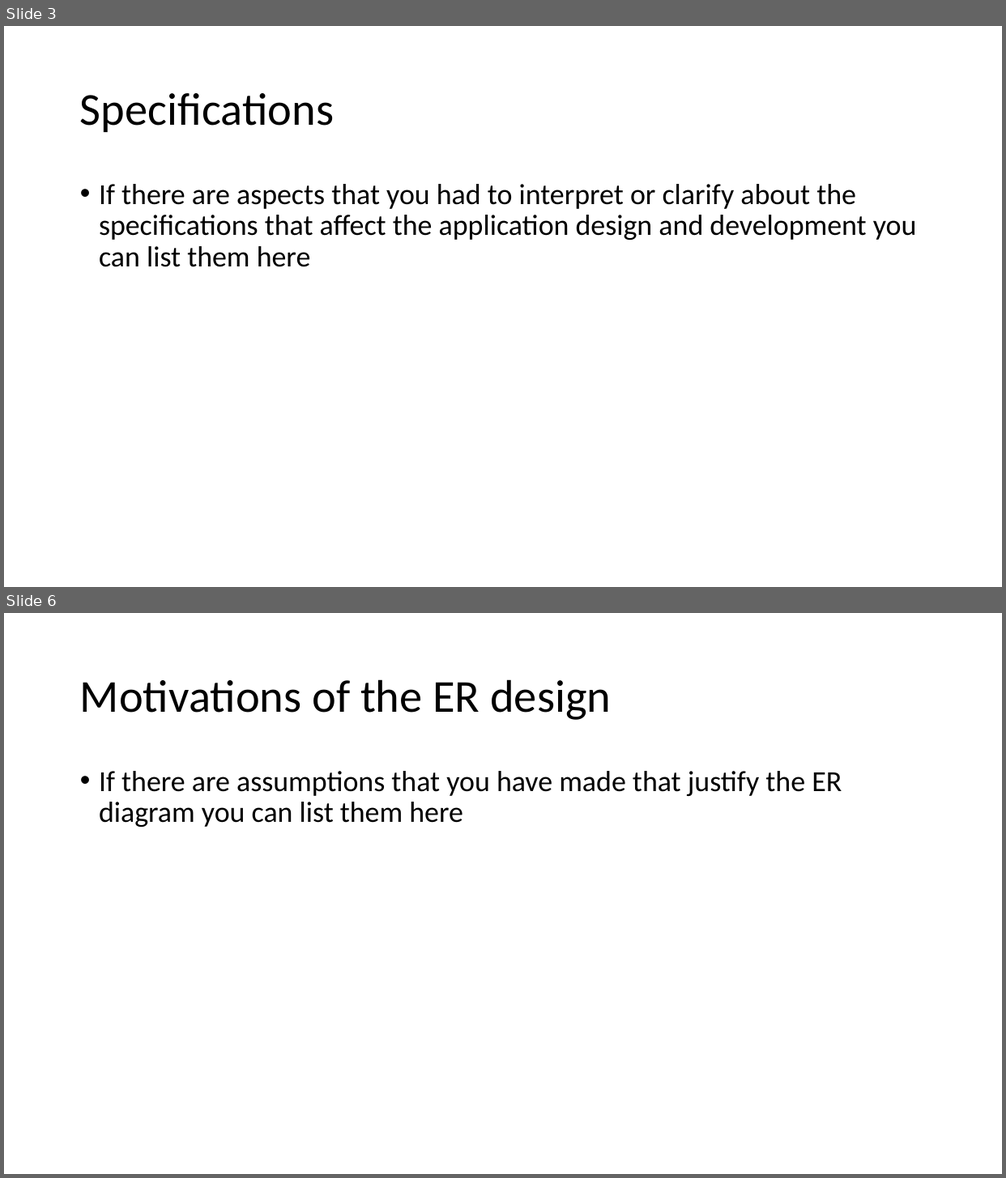
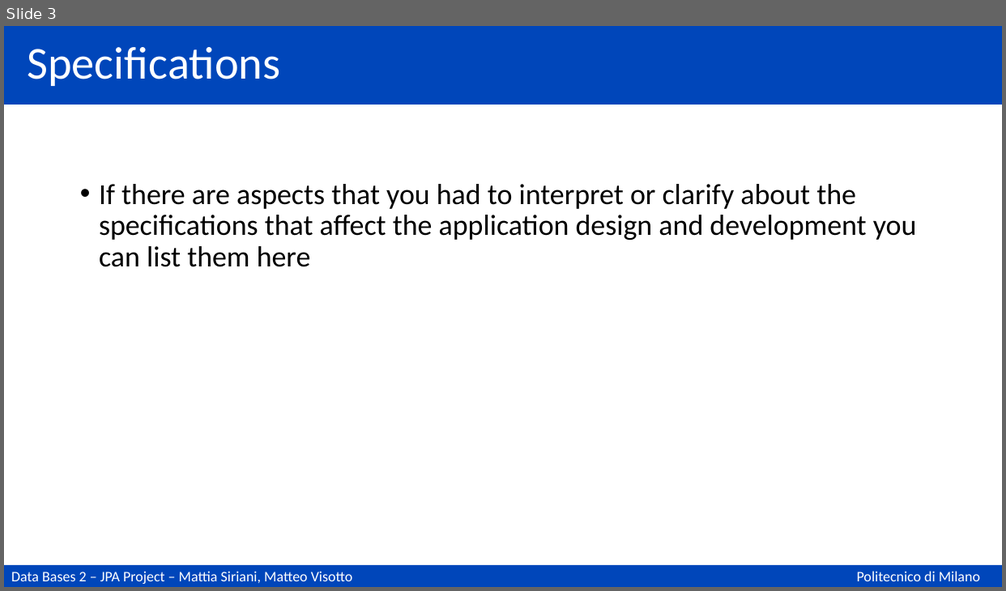
Before and after one commit to matteovisotto/DB2-SirianiVisotto, a slide deck: Documentation.pptx. Shown one above the other, each under a label of ours: slides 3 and 6 before the commit, slide 3 after it; the slides between them are not shown. The pictures are 1006x1178 and 1006x591 pixels, drawn with LibreOffice and Linux fonts; fonts in the diff are those of the drawing. Boxes give left, top, right and bottom in pixels: in the first picture for what was removed or moved away, otherwise in the second. Text is boxed around its words. In the diff, an @@ line names an element or a change of style, - is before the commit and + after.

```diff
--- a/Documentation.pptx
+++ b/Documentation.pptx
@@ slide 6 removed at [4,613,1002,1174], background #FFFFFF @@
@@ title removed at [80,679,611,720] @@
-Motivations of the ER design
@@ text removed at [99,771,842,827] @@
-• If there are assumptions that you have made that justify the ER diagram you can list them here
@@ slide 3 changed as well @@
@@ rectangle added at [4,26,1002,105], fill #0046BA @@
@@ title "Specifications": place and size @@
-title "Specifications" at [80,93,334,132]
+title "Specifications" at [27,47,280,86]
@@ title "Specifications" at [27,47,280,86]: text colour #000000 to #FFFFFF @@
@@ rectangle added at [4,565,1002,587], fill #0046BA, 14 pt, text #FFFFFF @@
+Data Bases 2 – JPA Project – Mattia Siriani, Matteo Visotto
@@ text added at [857,571,980,582], 14 pt, text #FFFFFF @@
+Politecnico di Milano
```
Also in this commit, not shown: 83 other slides changed, 5 slides added, 5 other slides removed.
